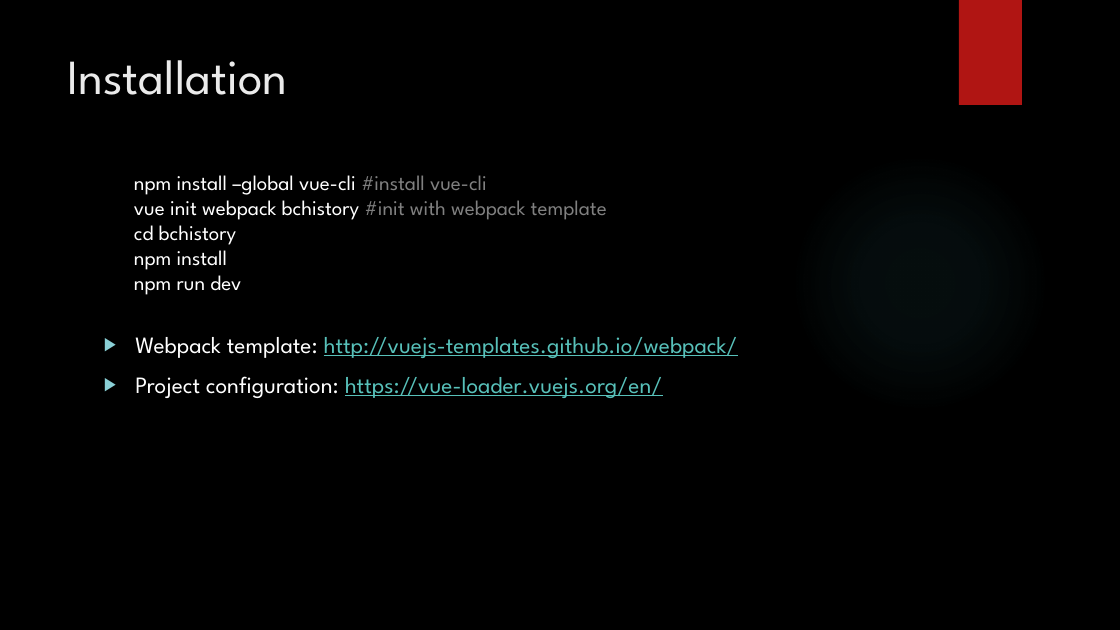
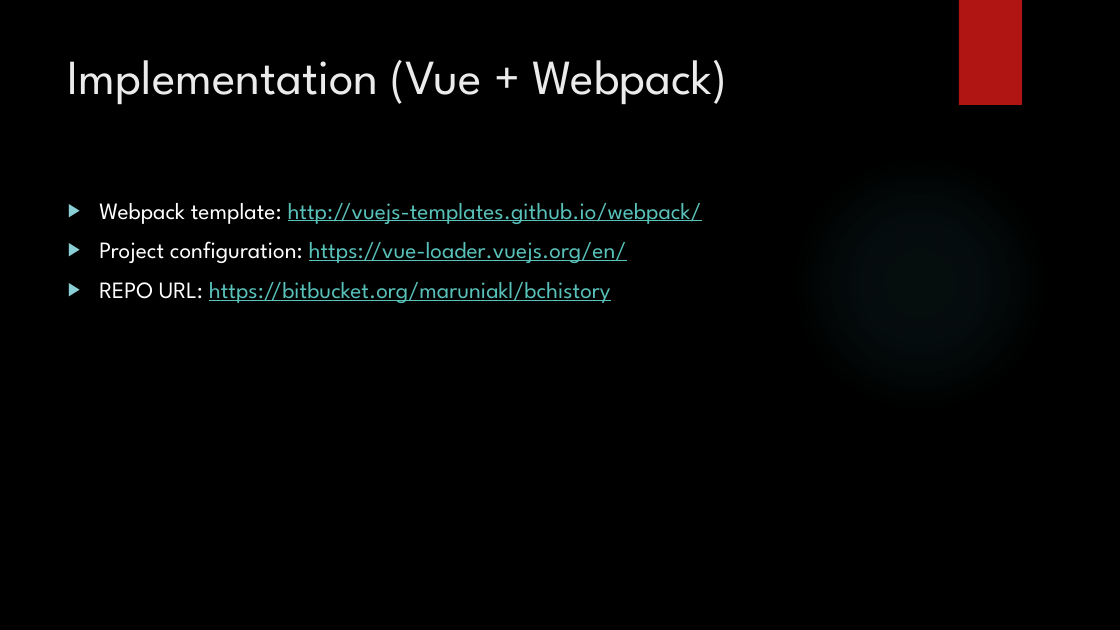
Before and after one commit to lukasmakac/bchistory, a slide deck: slide 6 of VUE.pptx. Drawn at 1120x630 pixels with LibreOffice and Linux fonts; fonts in the diff are those of the drawing; background and template pictures are left out. Boxes give left, top, right and bottom in pixels: in the first picture for what was removed or moved away, otherwise in the second. Text is boxed around its words. In the diff, an @@ line names an element or a change of style, - is before the commit and + after.

```diff
--- a/VUE.pptx
+++ b/VUE.pptx
@@ title at <box>68,60,728,105</box>: text changed @@
-Installation
+Implementation (Vue + Webpack)
@@ text removed at <box>134,175,607,295</box> @@
-npm install –global vue-cli #install vue-cli
-vue init webpack bchistory #init with webpack template
-cd bchistory
-npm install
-npm run dev
@@ text "Webpack template: http://vuejs-templates.github.io/webpack/": place and size @@
-text "Webpack template: http://vuejs-templates.github.io/webpack/" at <box>135,337,738,398</box>
+text "Webpack template: http://vuejs-templates.github.io/webpack/" at <box>99,203,702,303</box>
@@ text at <box>99,282,611,303</box>: paragraph added @@
+▶ REPO URL: https://bitbucket.org/maruniakl/bchistory
```
Also in this commit, not shown: 3 other slides changed, 1 slide added.
